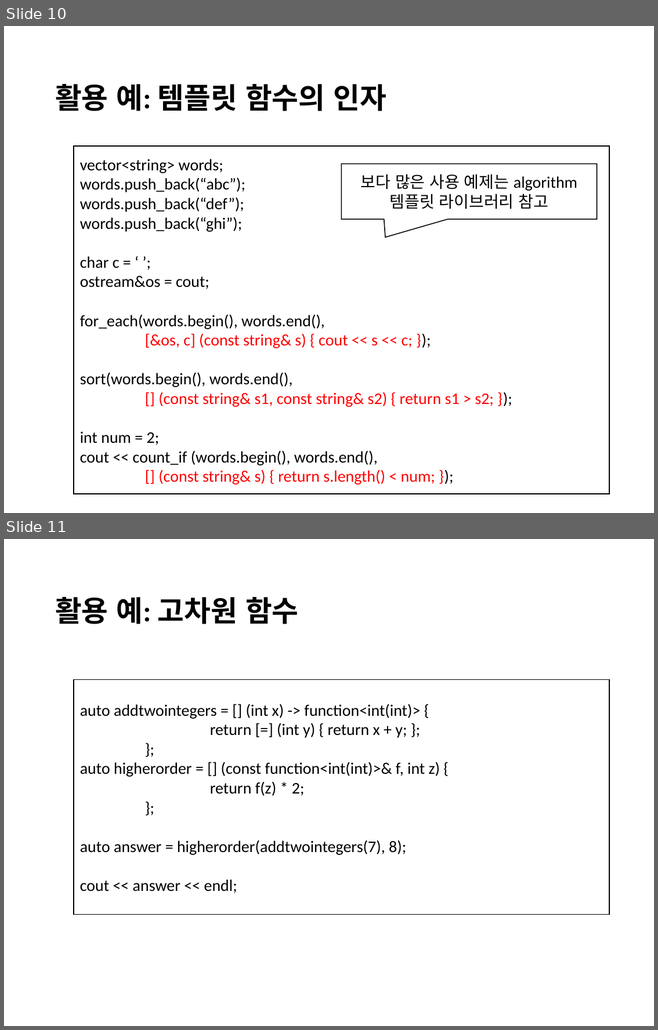
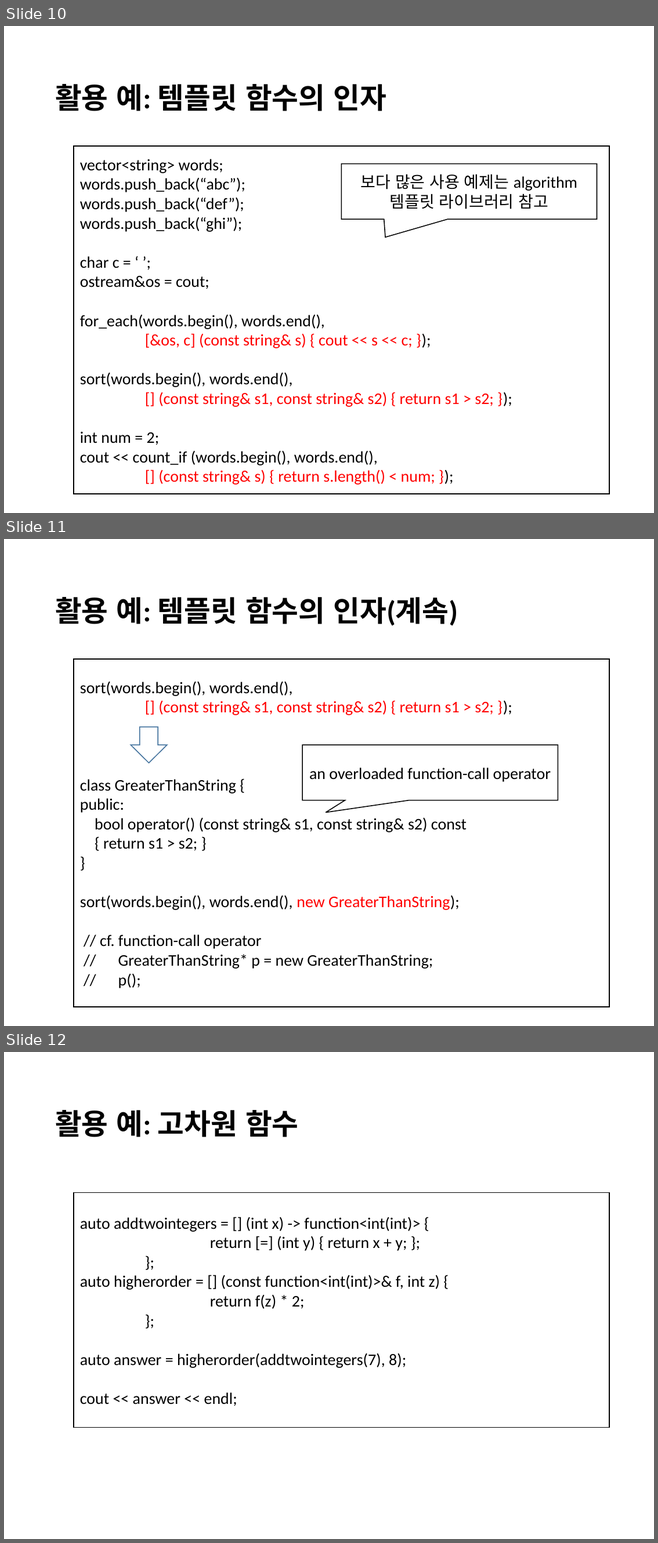
Before and after one commit to kwanghoon/fpstudy, a slide deck: lambda/cpp/lambda_cpp.pptx. Shown one above the other, each under a label of ours: slides 10 and 11 before the commit, slides 10, 11 and 12 after it. The pictures are 658x1030 and 658x1543 pixels, drawn with LibreOffice and Linux fonts; fonts in the diff are those of the drawing. Boxes give left, top, right and bottom in pixels: in the first picture for what was removed or moved away, otherwise in the second. Text is boxed around its words. In the diff, an @@ line names an element or a change of style, - is before the commit and + after.

```diff
--- a/lambda/cpp/lambda_cpp.pptx
+++ b/lambda/cpp/lambda_cpp.pptx
@@ slide 11 added at bbox=[4, 539, 654, 1026], background #FFFFFF @@
@@ title added at bbox=[55, 597, 458, 626], 32 pt, text #000000, bold @@
+활용 예: 템플릿 함수의 인자(계속)
@@ rectangle added at bbox=[74, 659, 609, 1008], outline #000000 1 pt, 18 pt, text #000000 @@
+sort(words.begin(), words.end(),
+[] (const string& s1, const string& s2) { return s1 > s2; });
+class GreaterThanString {
+public:
+bool operator() (const string& s1, const string& s2) const
+{ return s1 > s2; }
+}
+sort(words.begin(), words.end(), new GreaterThanString);
+// cf. function-call operator
+// GreaterThanString* p = new GreaterThanString;
+// p();
@@ down arrow added at bbox=[130, 727, 167, 762], outline #43739E 1 pt @@
@@ speech box added at bbox=[302, 745, 557, 800], outline #000000 1 pt, 18 pt, text #000000 @@
+an overloaded function-call operator
@@ what was slide 11 is now slide 12 @@
```
